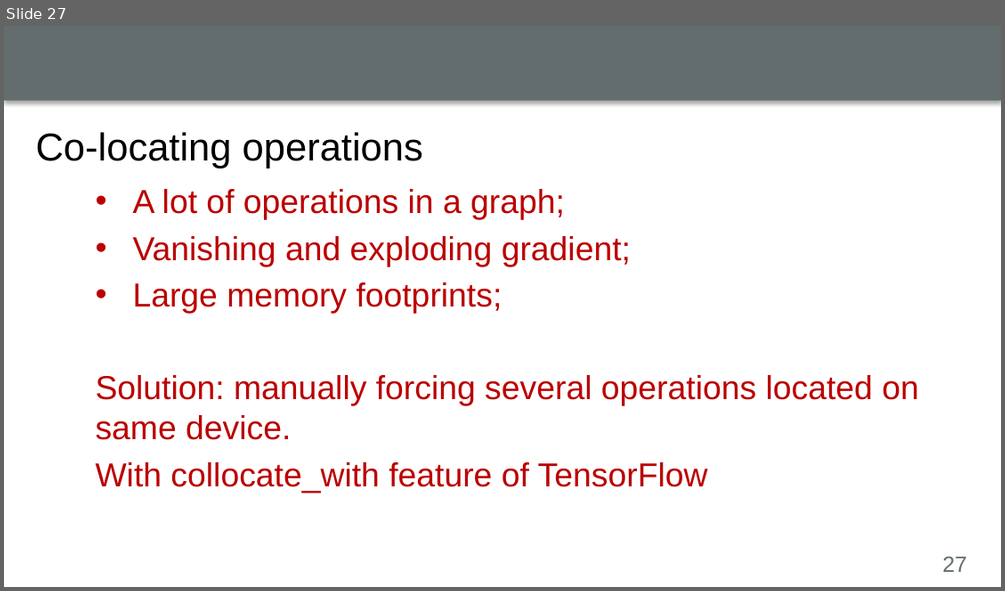
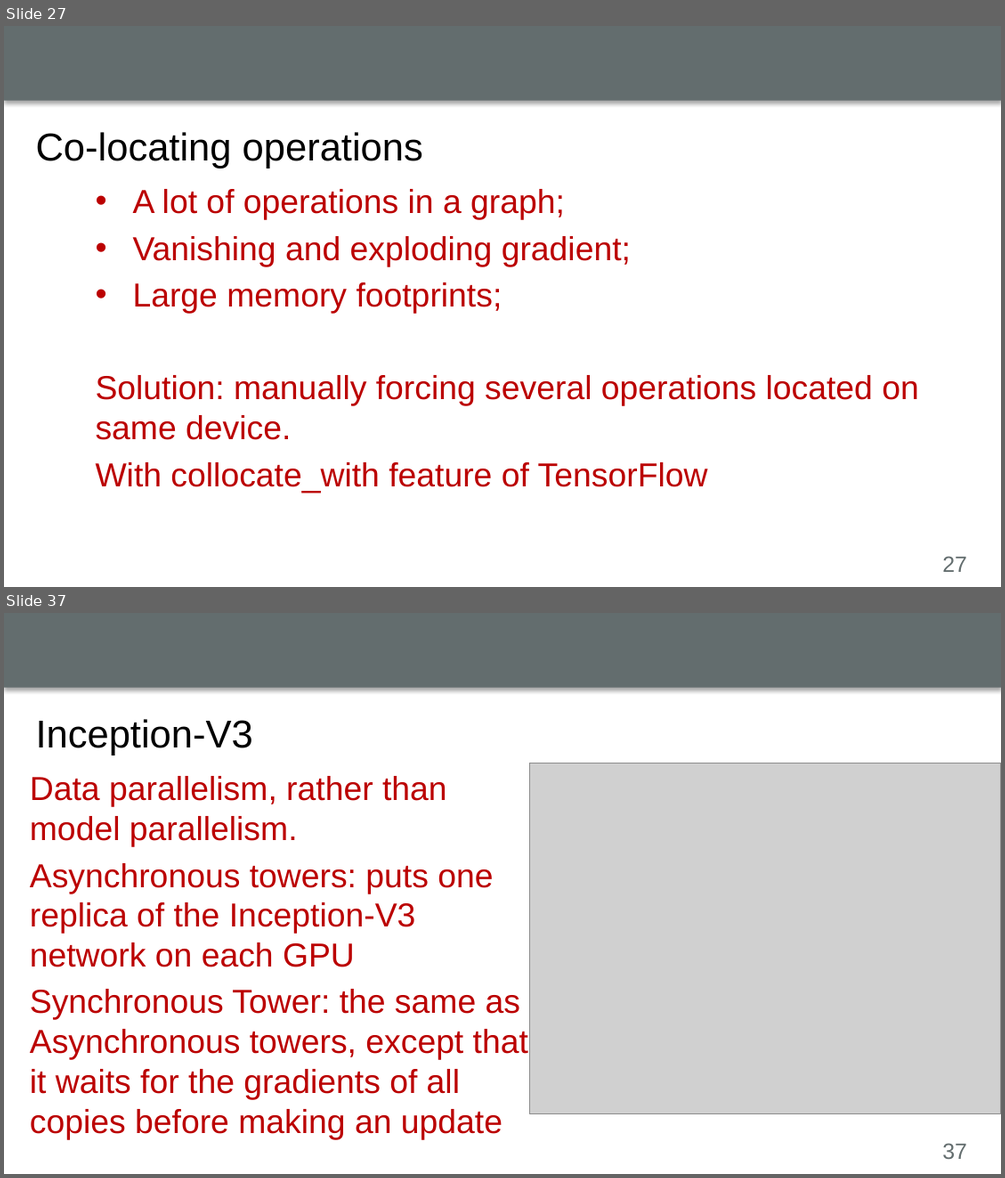
Before and after one commit to luyuliu/CSE-5194, a slide deck: presentation/presentation.pptx. Shown one above the other, each under a label of ours: slide 27 before the commit, slides 27 and 37 after it; the slides between them are not shown. The pictures are 1005x591 and 1005x1178 pixels, drawn with LibreOffice and Linux fonts; fonts in the diff are those of the drawing; grey boxes stand for pictures; background and template pictures are left out. Boxes give left, top, right and bottom in pixels: in the first picture for what was removed or moved away, otherwise in the second. Text is boxed around its words. In the diff, an @@ line names an element or a change of style, - is before the commit and + after.

```diff
--- a/presentation/presentation.pptx
+++ b/presentation/presentation.pptx
@@ slide 37 added at box(4, 613, 1001, 1174), background #FFFFFF; not listed: 2 template elements that a slide beside it also shows @@
@@ title added at box(36, 719, 253, 755), 28 pt, text #000000 @@
+Inception-V3
@@ text added at box(20, 763, 545, 1133), outline #FFFFFF 0.75 pt, 24 pt, text #BB0000 @@
+Data parallelism, rather than model parallelism.
+Asynchronous towers: puts one replica of the Inception-V3 network on each GPU
+Synchronous Tower: the same as Asynchronous towers, except that it waits for the gradients of all copies before making an update
@@ picture added at box(529, 763, 1001, 1113) @@
```
Also in this commit, not shown: 1 slide changed, 27 other slides added, 1 slide removed.
